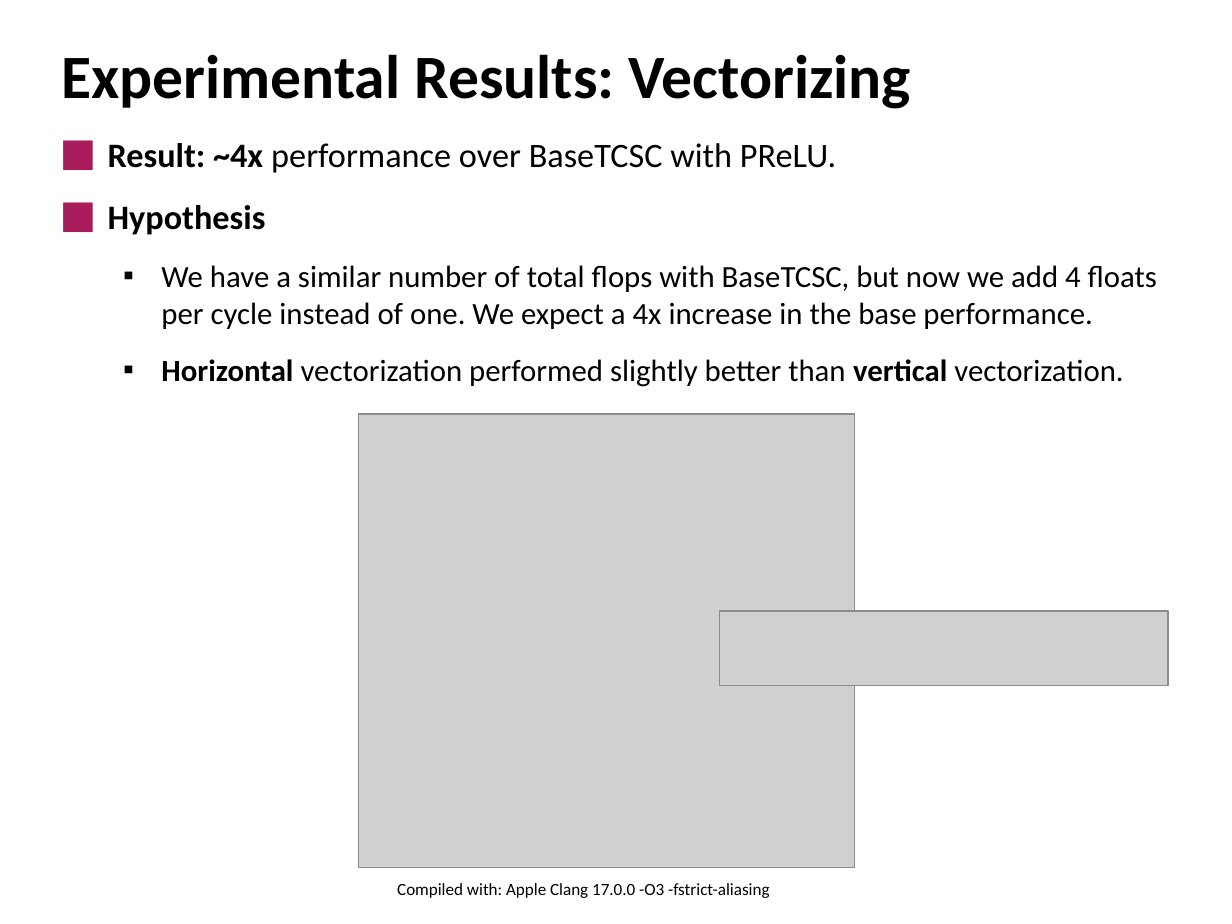
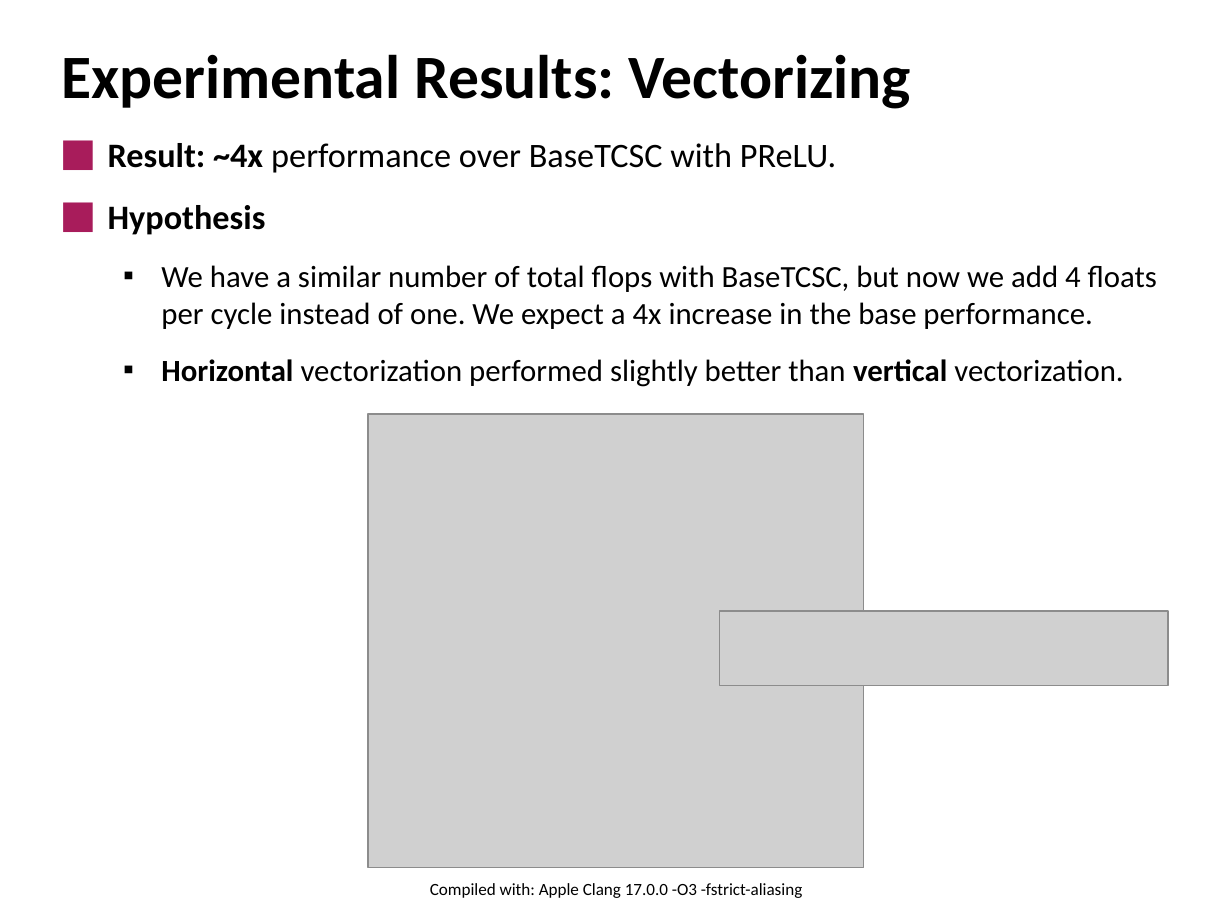
Before and after one commit to alessiomelone/Ternary-spGEMM, a slide deck: slide 15 of 10.pptx. Drawn at 1232x924 pixels with LibreOffice and Linux fonts; fonts in the diff are those of the drawing; grey boxes stand for pictures. Boxes give left, top, right and bottom in pixels: in the first picture for what was removed or moved away, otherwise in the second. Text is boxed around its words. In the diff, an @@ line names an element or a change of style, - is before the commit and + after.

```diff
--- a/10.pptx
+++ b/10.pptx
@@ picture: place and size @@
-picture at bbox=[359, 414, 854, 867]
+picture at bbox=[368, 414, 864, 867]
@@ text "Compiled with: Apple Clang 17.0.0 ...": place and size @@
-text "Compiled with: Apple Clang 17.0.0 ..." at bbox=[397, 883, 769, 898]
+text "Compiled with: Apple Clang 17.0.0 ..." at bbox=[430, 883, 802, 898]
```
Also in this commit, not shown: 1 other slide changed.
